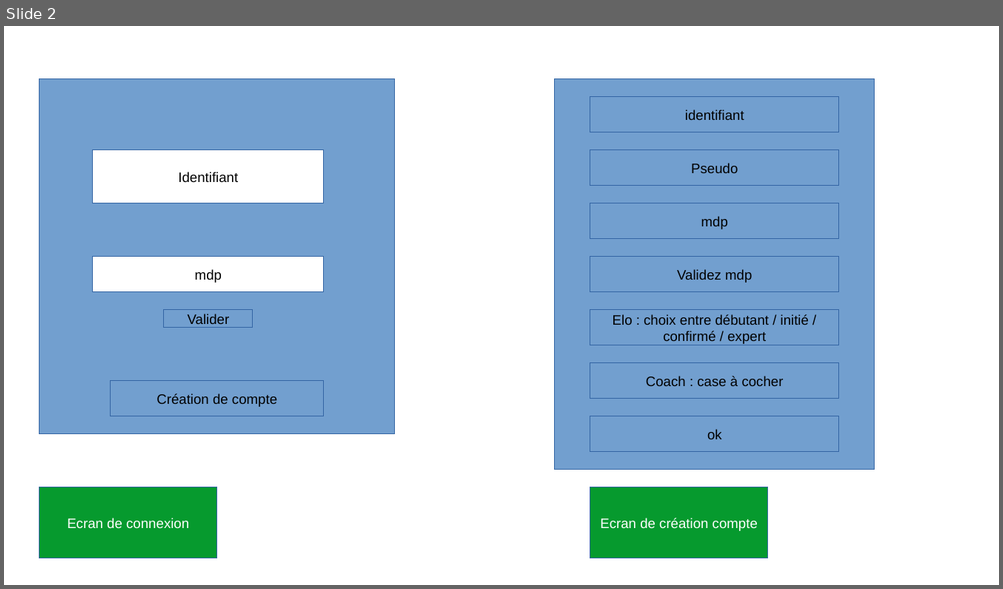
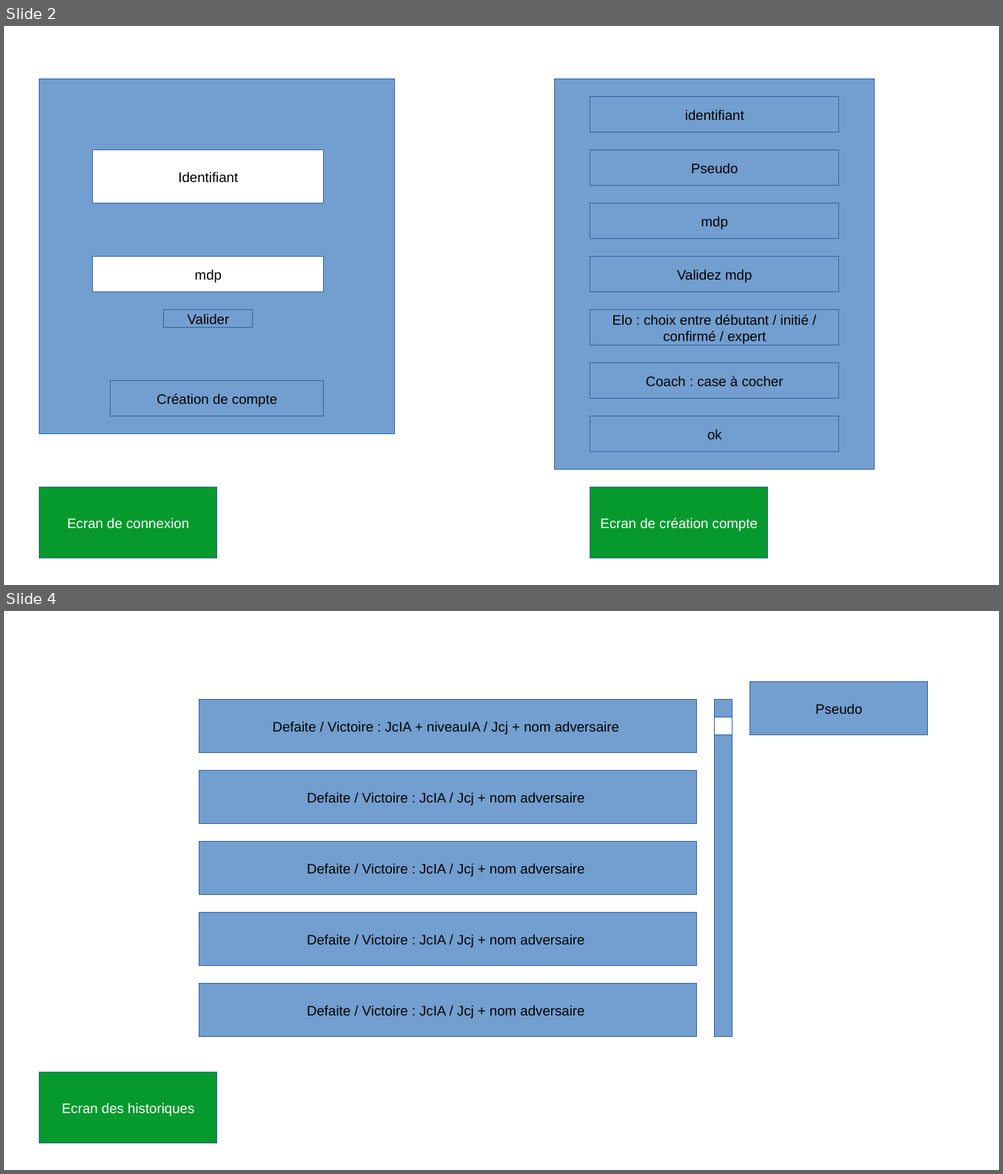
Before and after one commit to NicoPerret/projet-echec, a slide deck: Projet_Echecs.odp. Shown one above the other, each under a label of ours: slide 2 before the commit, slides 2 and 4 after it; the slides between them are not shown. The pictures are 1003x589 and 1003x1174 pixels, drawn with LibreOffice and Linux fonts; fonts in the diff are those of the drawing. Boxes give left, top, right and bottom in pixels: in the first picture for what was removed or moved away, otherwise in the second. Text is boxed around its words. In the diff, an @@ line names an element or a change of style, - is before the commit and + after.

```diff
--- a/Projet_Echecs.odp
+++ b/Projet_Echecs.odp
@@ slide 4 added at <box>4,611,999,1170</box>, background #FFFFFF @@
@@ rectangle added at <box>751,682,928,735</box>, fill #729FCF, outline #3465A4 0 pt, 11 pt, text #000000 @@
+Pseudo
@@ rectangle added at <box>200,700,697,752</box>, fill #729FCF, outline #3465A4 0 pt, 11 pt, text #000000 @@
+Defaite / Victoire : JcIA + niveauIA / Jcj + nom adversaire
@@ rectangle added at <box>714,700,732,1037</box>, fill #729FCF, outline #3465A4 0 pt @@
@@ rectangle added at <box>714,718,732,735</box>, fill #FFFFFF, outline #3465A4 0 pt @@
@@ rectangle added at <box>200,771,697,824</box>, fill #729FCF, outline #3465A4 0 pt, 11 pt, text #000000 @@
+Defaite / Victoire : JcIA / Jcj + nom adversaire
@@ rectangle added at <box>200,842,697,895</box>, fill #729FCF, outline #3465A4 0 pt, 11 pt, text #000000 @@
+Defaite / Victoire : JcIA / Jcj + nom adversaire
@@ rectangle added at <box>200,914,697,967</box>, fill #729FCF, outline #3465A4 0 pt, 11 pt, text #000000 @@
+Defaite / Victoire : JcIA / Jcj + nom adversaire
@@ rectangle added at <box>200,984,697,1037</box>, fill #729FCF, outline #3465A4 0 pt, 11 pt, text #000000 @@
+Defaite / Victoire : JcIA / Jcj + nom adversaire
@@ rectangle added at <box>40,1073,217,1145</box>, fill #069A2E, outline #3465A4 0 pt, 11 pt, text #FFFFFF @@
+Ecran des historiques
```
Also in this commit, not shown: 4 other slides added, 2 slides removed.
